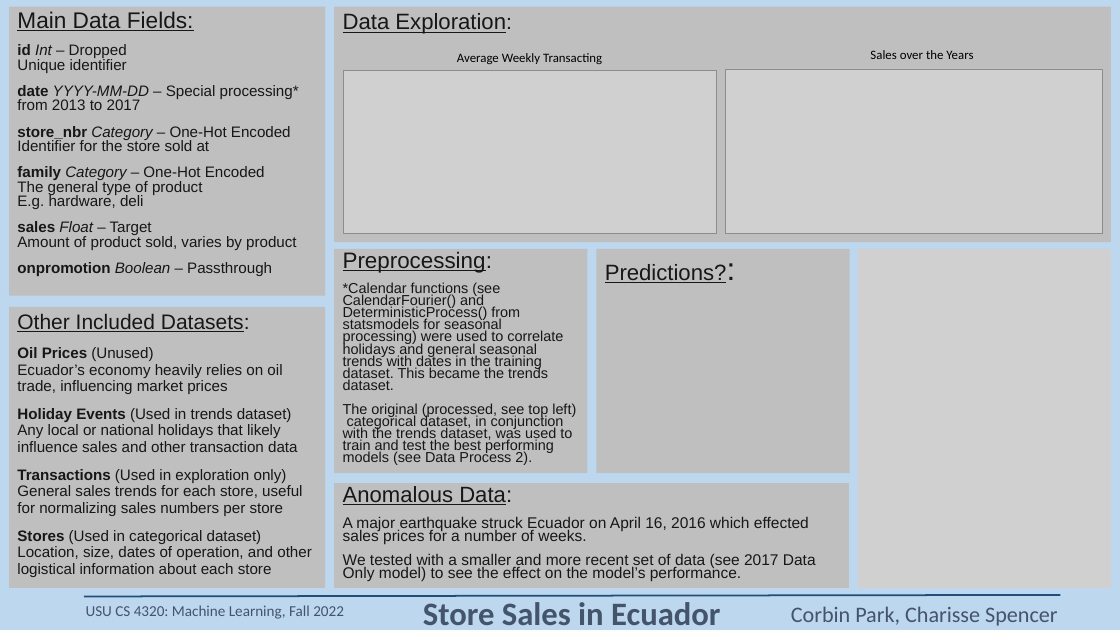
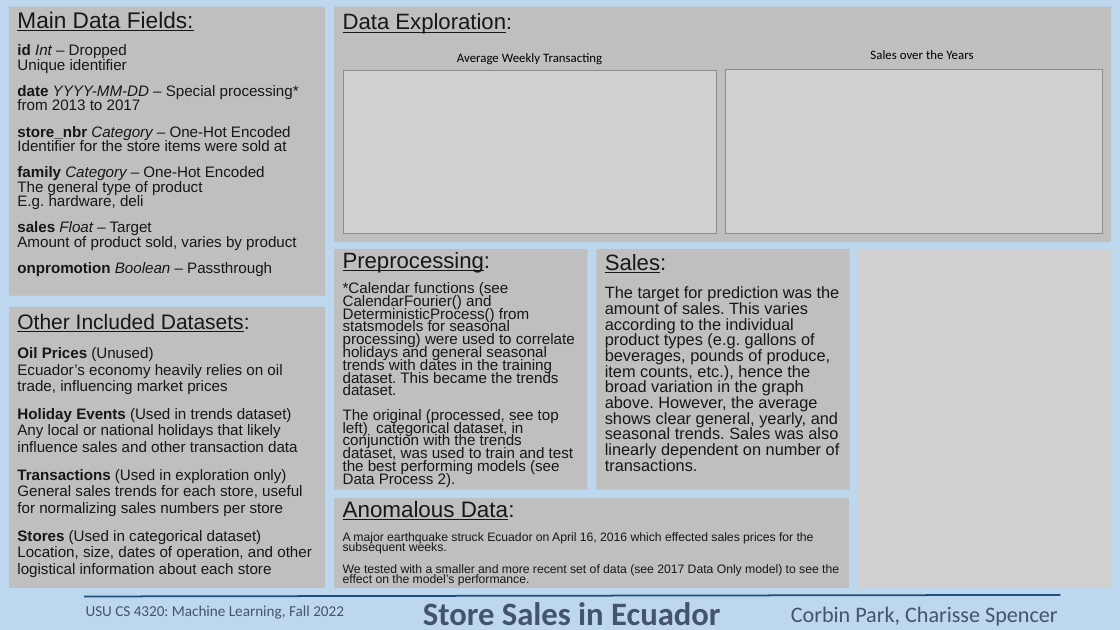
Before and after one commit to Nibroc00/Store-Sales-Machine-Learning, a slide deck: slide 1 of Presentation Slide.pptx. Drawn at 1120x630 pixels with LibreOffice and Linux fonts; fonts in the diff are those of the drawing; grey boxes stand for pictures. Boxes give left, top, right and bottom in pixels: in the first picture for what was removed or moved away, otherwise in the second. Text is boxed around its words. In the diff, an @@ line names an element or a change of style, - is before the commit and + after.

Commit message:
Added Sales section, other minor poster edits

```diff
--- a/Presentation Slide.pptx
+++ b/Presentation Slide.pptx
@@ subtitle at (17, 126, 291, 151): text changed @@
-store_nbr Category – One-Hot Encoded
-Identifier for the store sold at
+store_nbr Category – One-Hot Encoded
+Identifier for the store items were sold at
@@ rectangle "Preprocessing:": place and size @@
-rectangle "Preprocessing:" at (334, 249, 587, 473)
+rectangle "Preprocessing:" at (334, 249, 587, 490)
@@ rectangle "Preprocessing:" at (334, 249, 587, 490): size 19.2 to 19 pt in "Preprocessing:"; size 12.4 to 13 pt @@
@@ rectangle "Sales:": place and size @@
-rectangle "Sales:" at (597, 249, 849, 473)
+rectangle "Sales:" at (597, 249, 849, 490)
@@ text in rectangle at (605, 254, 840, 471): text changed; size 19 to 14 pt @@
-Predictions?:
+Sales:
+The target for prediction was the amount of sales. This varies according to the individual product types (e.g. gallons of beverages, pounds of produce, item counts, etc.), hence the broad variation in the graph above. However, the average shows clear general, yearly, and seasonal trends. Sales was also linearly dependent on number of transactions.
@@ rectangle "Anomalous Data:": place and size @@
-rectangle "Anomalous Data:" at (334, 483, 849, 588)
+rectangle "Anomalous Data:" at (334, 498, 849, 588)
@@ text in rectangle at (343, 501, 839, 586): size 18.9 to 19.3 pt in "Anomalous Data:"; size 13.3 to 10.4 pt in "We tested with a smaller and more ..." @@
@@ text in rectangle at (343, 532, 814, 554): text changed; size 13.3 to 10.4 pt @@
-A major earthquake struck Ecuador on April 16, 2016 which effected sales prices for a number of weeks.
+A major earthquake struck Ecuador on April 16, 2016 which effected sales prices for the subsequent weeks.
```
